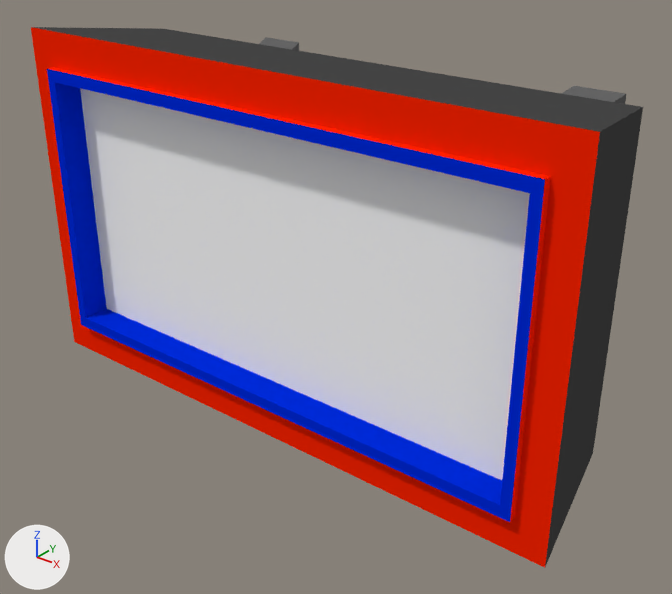
Two versions of the Blender file trunk/Content/RawMedia/tableUpdateSansSpeculaire.blend, one commit apart.
Before and after are seen from a camera (50 mm lens) standing at (305.0, -329.0, 196.0) and looking at (7.0, 43.0, -35.0). The axes (+X, +Y, +Z) are drawn at lower left. The lights are the same throughout.
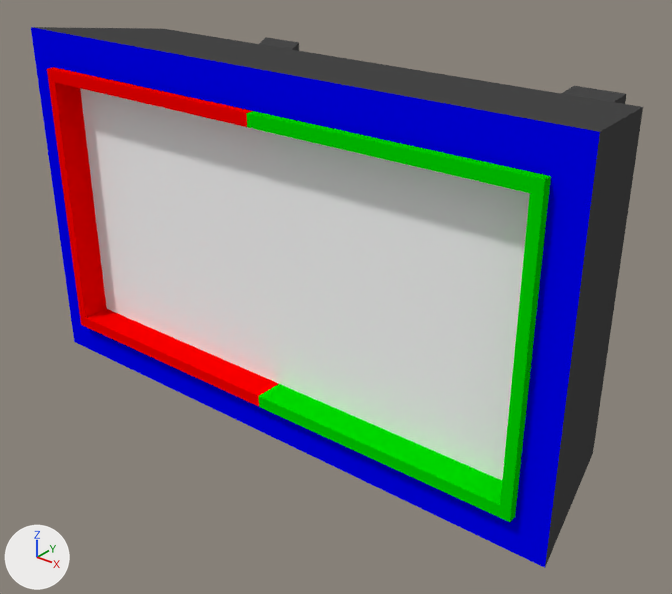
What differs and where, as boxes (x1, y1, x2, y2) in the pictures (672 x 594 px):
part 1 of me_tablefullupdate, recoloured (blue to red)
    both: (47, 69, 279, 407)
part 2 of me_tablefullupdate, recoloured (blue to green)
    both: (247, 113, 545, 522)
part 3 of me_tablefullupdate, recoloured
    both: (259, 37, 626, 104)
part 4 of me_tablefullupdate, recoloured
    both: (48, 67, 252, 113)
part 5 of me_tablefullupdate, recoloured (red to green)
    both: (248, 111, 551, 522)
part 6 of me_tablefullupdate, recoloured (red to blue)
    both: (31, 27, 600, 568)

The edits, one by one:
Material 'GreenTeam' (mat_greenteam) is new.
Its base color is (0.0, 0.723, 0.0000593) (green #00dd00).
Material 'Borders' (mat_borders) is new.
Its base color is (0.0, 0.0, 1.0) (blue #0000ff).
me_tablefullupdate has 81 vertices, 169 faces and spans x -173.0..173.0, y -102.0..102.0, z -133.0..16.0.
me_tablefullupdate is used by ob_mesh; location (0.0, 0.0, 0.0); rotation (1.571, 0.0, 0.0), in degrees (90, 0, 0).
me_tablefullupdate no longer uses material mat_material_003 (black #363636).
me_tablefullupdate part 1: all 16 faces centred in x -154.0..-50.0, y -80.0..80.0, z 5.0..16.0 switch from mat_material_002 (blue #002bdd) to mat_default_material (red #ff0000).
me_tablefullupdate part 2: all 16 faces centred in x 50.0..154.0, y -80.0..80.0, z 5.0..16.0 switch from mat_material_002 (blue #002bdd) to mat_greenteam (green #00dd00).
me_tablefullupdate part 3: all 32 faces that had it switch from mat_material_004 (dark grey #656565) to mat_material_001 (dark grey #484848).
me_tablefullupdate part 4: all 8 faces centred in x -156.0..-52.0, y -82.0..82.0, z 13.0..14.0 switch from mat_material_005 (red #ff2500) to mat_default_material (red #ff0000).
me_tablefullupdate part 5: all 8 faces centred in x 52.0..156.0, y -82.0..82.0, z 13.0..14.0 switch from mat_material_005 (red #ff2500) to mat_greenteam (green #00dd00).
me_tablefullupdate part 6: all 16 faces centred in x -167.0..167.0, y -95.0..95.0, z 11.0 switch from mat_material_005 (red #ff2500) to mat_borders (blue #0000ff).
